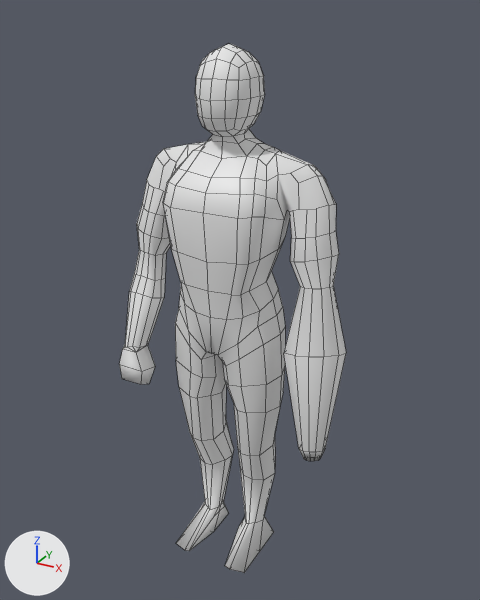
One commit to the FBX model Hayes_Ethan_collab/Assets/Models/Player/PlayerModel.fbx: the scene before it, then after it.
Before and after are seen from a camera (50 mm lens) standing at (1.25, -2.17, 2.18) and looking at (0.03, 0.05, 1.08). Arrows for +X, +Y and +Z are at lower left; the lights stay in place. Mesh edges are drawn as thin lines.
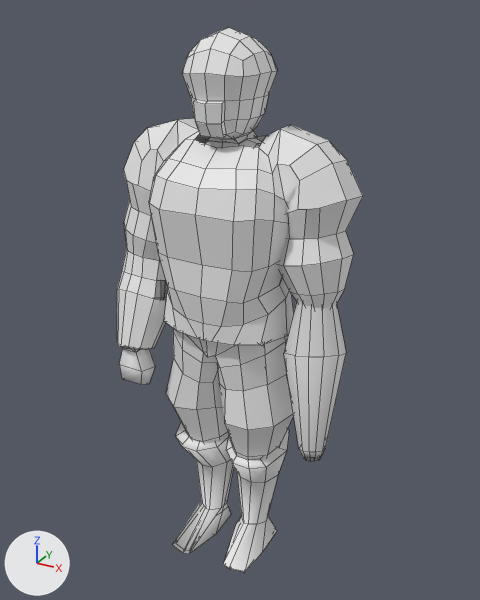
Commit message: Added rough suit to player model

What differs and where, as boxes [x1, y1, x2, y2] in the pictures (480 x 600 px):
'Mesh.001', added: after [117, 118, 363, 350]
'Pants', added: after [166, 328, 294, 460]
'Mesh.002', added: after [173, 423, 289, 572]
'Mesh.003', added: after [182, 27, 277, 144]
'Mesh', unchanged, covered by the edit: before [119, 44, 346, 573]; after [119, 138, 346, 573]

Diff of the bpy script that builds the scene:
```diff
--- a/Hayes_Ethan_collab/Assets/Models/Player/PlayerModel.fbx.py
+++ b/Hayes_Ethan_collab/Assets/Models/Player/PlayerModel.fbx.py
@@ me_cube_004 @@
+me_cube_004.from_pydata(...)  # 318 vertices, 279 faces; spans x -0.504..0.51, y -0.245..0.23, z 0.948..1.913
@@ me_cube_006 @@
+me_cube_006.from_pydata(...)  # 115 vertices, 110 faces; spans x -0.154..0.178, y -0.165..0.173, z 1.854..2.24
@@ me_cube_005 @@
+me_cube_005.from_pydata(...)  # 107 vertices, 90 faces; spans x -0.257..0.281, y -0.244..0.17, z -0.022..0.574
@@ me_cube_002 @@
+me_cube_002.from_pydata(...)  # 173 vertices, 154 faces; spans x -0.293..0.317, y -0.19..0.19, z 0.42..1.205
@@ ob_mesh_001 @@
+ob_mesh_001 = bpy.data.objects.new('Mesh.001', me_cube_004)
+ob_mesh_001.location = (0.0, 0.0, -0.118)
@@ ob_mesh_003 @@
+ob_mesh_003 = bpy.data.objects.new('Mesh.003', me_cube_006)
+ob_mesh_003.location = (0.0, 0.0, -0.118)
@@ ob_mesh_002 @@
+ob_mesh_002 = bpy.data.objects.new('Mesh.002', me_cube_005)
+ob_mesh_002.location = (0.0, 0.0, -0.118)
@@ ob_pants @@
+ob_pants = bpy.data.objects.new('Pants', me_cube_002)
+ob_pants.location = (0.0, 0.0, -0.118)
```
